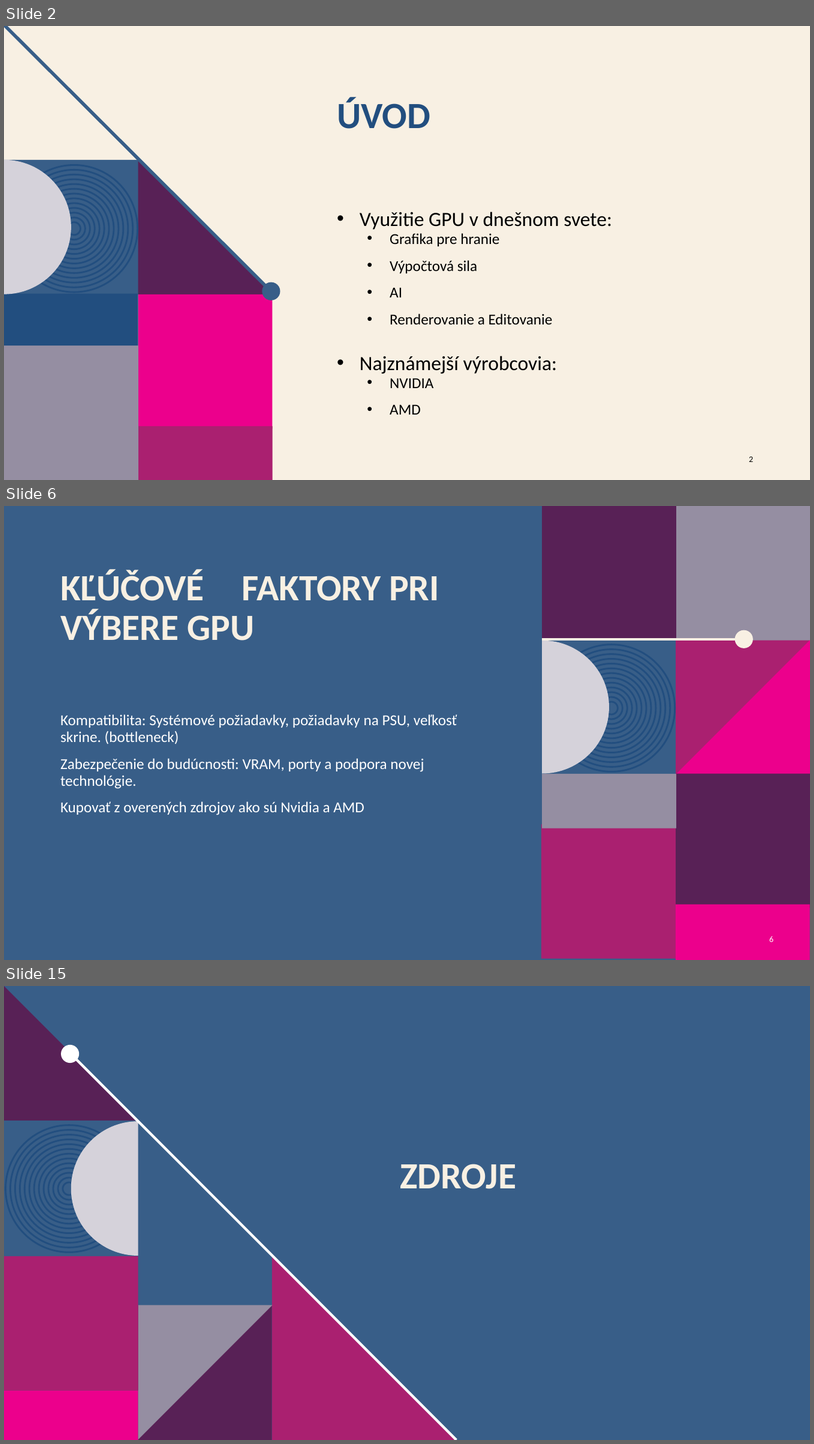
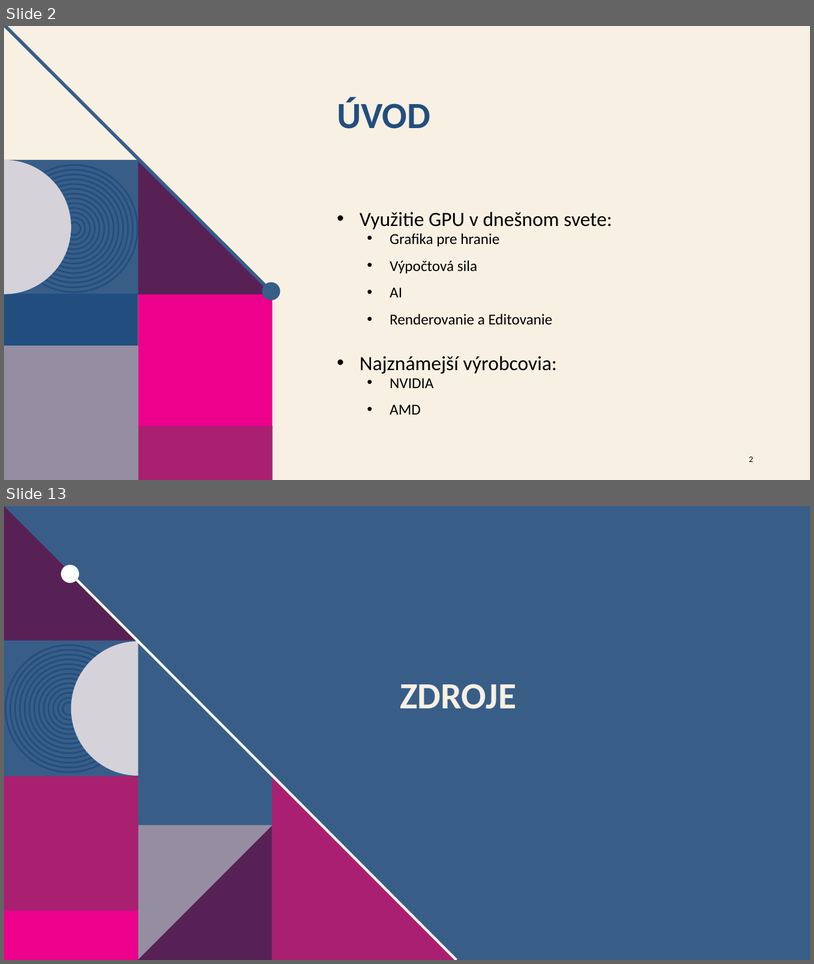
Before and after one commit to JetamAdzak/Rocnikova-praca, a slide deck: ROCNIKOVA_GPU_PREZ.pptx. Shown one above the other, each under a label of ours: slides 2, 6 and 15 before the commit, slides 2 and 13 after it; the slides between them are not shown. The pictures are 814x1444 and 814x964 pixels, drawn with LibreOffice and Linux fonts; fonts in the diff are those of the drawing; background and template pictures are left out. Boxes give left, top, right and bottom in pixels: in the first picture for what was removed or moved away, otherwise in the second. Text is boxed around its words. In the diff, an @@ line names an element or a change of style, - is before the commit and + after.

```diff
--- a/ROCNIKOVA_GPU_PREZ.pptx
+++ b/ROCNIKOVA_GPU_PREZ.pptx
@@ slide 6 removed at box(4, 506, 810, 960), background #385E88 @@
@@ title removed at box(60, 569, 440, 640) @@
-KĽÚČOVÉ FAKTORY PRI VÝBERE GPU
@@ group removed at box(542, 506, 810, 960): 14 ellipses, 7 rectangles, 2 freeform shapes, 1 line @@
@@ text removed at box(60, 714, 457, 815) @@
-Kompatibilita: Systémové požiadavky, požiadavky na PSU, veľkosť skrine. (bottleneck)
-Zabezpečenie do budúcnosti: VRAM, porty a podpora novej technológie.
-Kupovať z overených zdrojov ako sú Nvidia a AMD
@@ page number removed at box(770, 936, 774, 942) @@
-6
@@ what was slide 15 is now slide 13 @@
```
Also in this commit, not shown: 7 slides changed, 3 slides added, 4 other slides removed.
